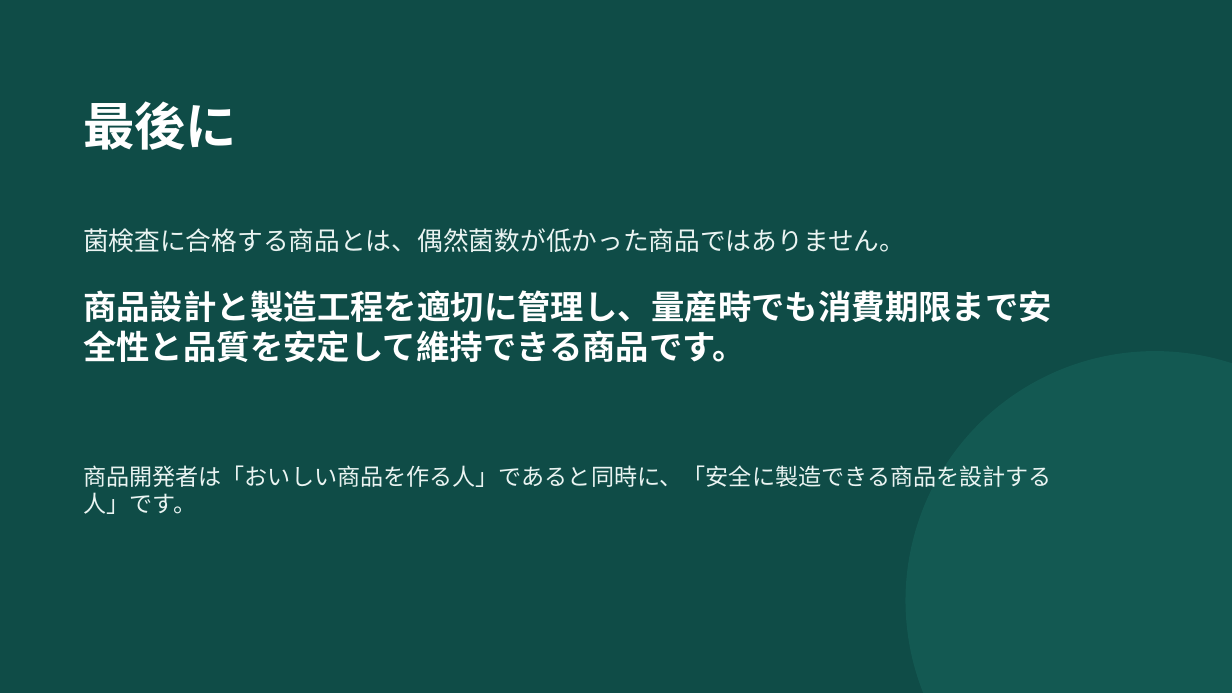
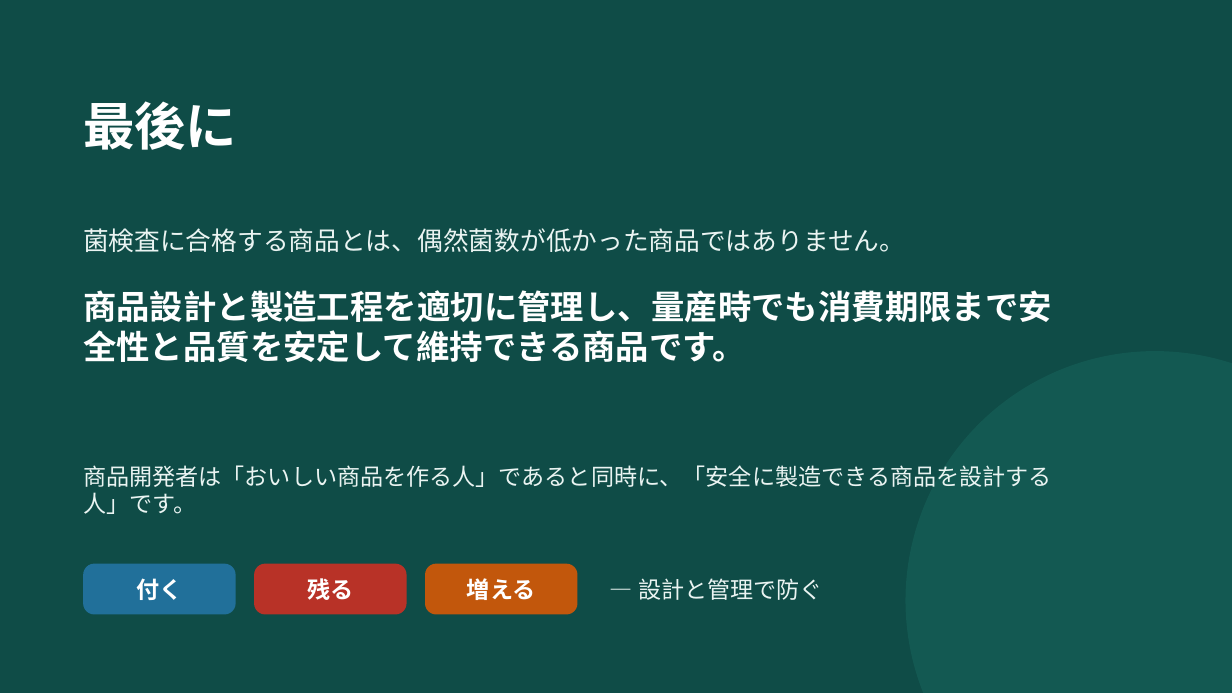
Before and after one commit to tanakashuhei-dotcom/shuhei0208, a slide deck: slide 22 of 菌検査教育資料.pptx (slide 21 before the commit). Drawn at 1232x693 pixels with LibreOffice and Linux fonts; fonts in the diff are those of the drawing. Boxes give left, top, right and bottom in pixels: in the first picture for what was removed or moved away, otherwise in the second. Text is boxed around its words. In the diff, an @@ line names an element or a change of style, - is before the commit and + after.

```diff
--- a/菌検査教育資料.pptx
+++ b/菌検査教育資料.pptx
@@ rounded rectangle added at <box>83,564,236,615</box>, fill #21709A, 18 pt, text #FFFFFF, bold @@
+付く
@@ rounded rectangle added at <box>254,564,407,615</box>, fill #B83227, 18 pt, text #FFFFFF, bold @@
+残る
@@ rounded rectangle added at <box>425,564,578,615</box>, fill #C2570C, 18 pt, text #FFFFFF, bold @@
+増える
@@ text added at <box>638,578,823,600</box>, 18 pt, text #EAF4F2 @@
+― 設計と管理で防ぐ
```
Also in this commit, not shown: 18 other slides changed, 1 slide added.
